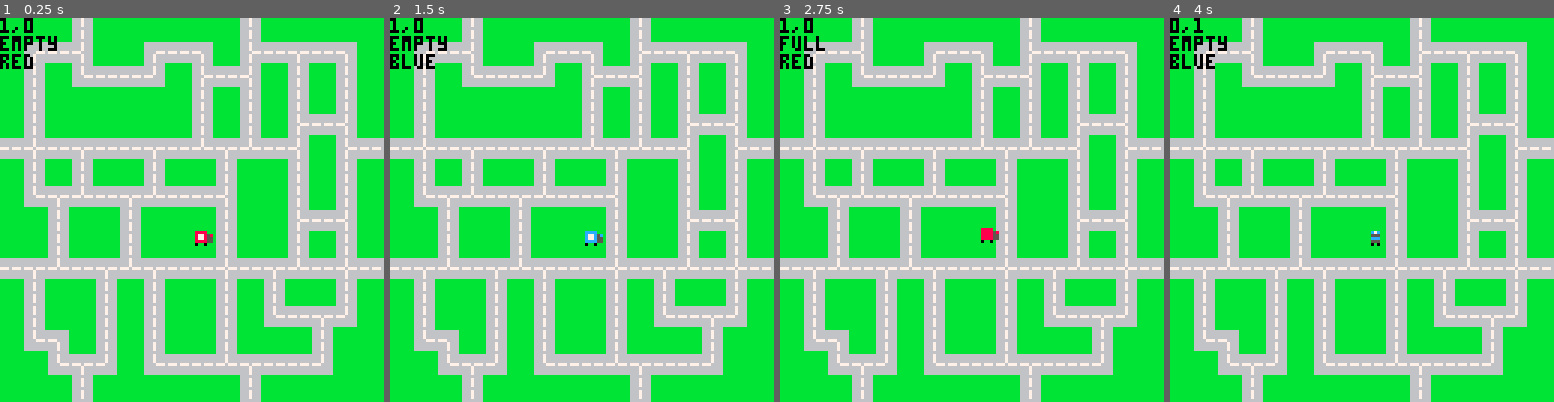
Above: before the commit, frames 1-4 (left to right).
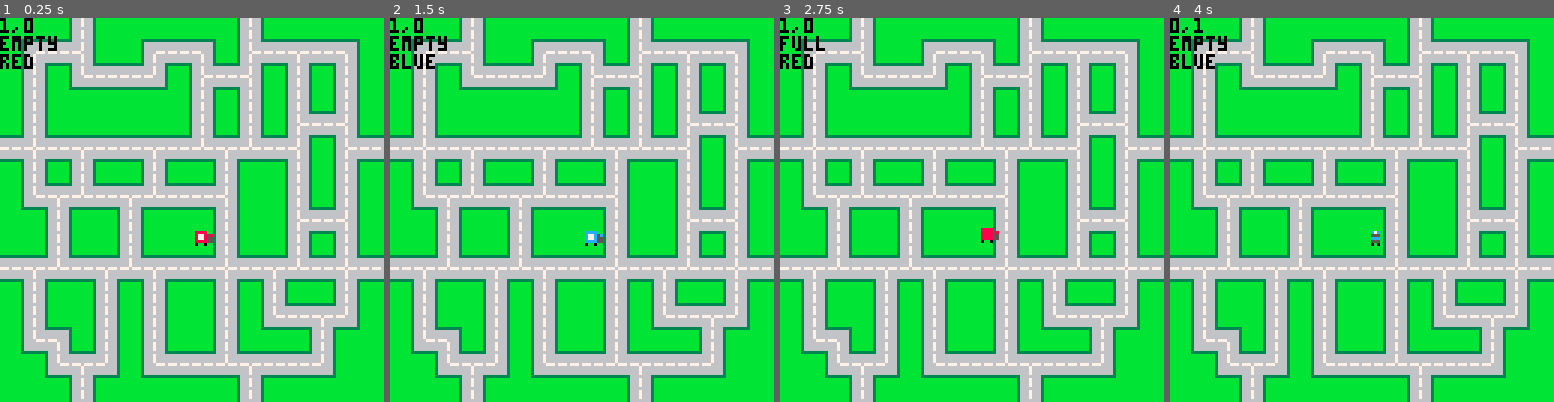
Above: after the commit, the same moments.

Repository: eddyashton/ld53
Game: PICO-8 cartridge delivery.p8
The game is run twice, just before and just after one commit, with the same random seed, the same clock (stepped at 60 frames per second) and the same inputs.
Inputs:
- Up to frame 1 (0.25 s): no input
- Up to frame 2 (1.5 s): tap X (X key) at 0.33, 1.07 s; tap O (Z key) at 0.7 s
- Up to frame 3 (2.75 s): hold Right 1.6-2.1 s; tap O (Z key) at 1.7, 2.1, 2.5 s; tap X (X key) at 1.85 s; hold Up 2.15-2.42 s; hold Right from 2.47 s (still down)
- Up to frame 4 (4 s): tap O (Z key) at 2.9, 3.3, 3.7 s; tap X (X key) at 2.97 s; release Right at 3.03 s; hold Left 3.08-3.58 s; hold Down 3.63-3.97 s

The runs differ from the first frame. In frame 1, 10% of the frame differs, in the area x 0-100%, y 0-100%; in frame 2, 10%; in frame 3, 10%; in frame 4, 10%.

Commit message:
restore border hedges

Diff:
--- a/delivery.p8
+++ b/delivery.p8
@@ -121,17 +121,17 @@
 end
 
 function draw_roads()
- --[[
  -- border hedges
- for road in all(roads) do
-  local x,y = 8*road.x, 8*road.y
-  rect(
-   x-1,y-1,
-   x+7,y+7,
-   3
-  )
- end
- ]]--
+ for cy, row in pairs(roads) do
+  for cx, _ in pairs(row) do
+ 	 local x,y = 8*cx, 8*cy
+	  rect(
+    x-1,y-1,
+    x+7,y+7,
+    3
+   )
+  end
+ end
 
  for cy,row in pairs(roads) do
   for cx, _ in pairs(row) do
